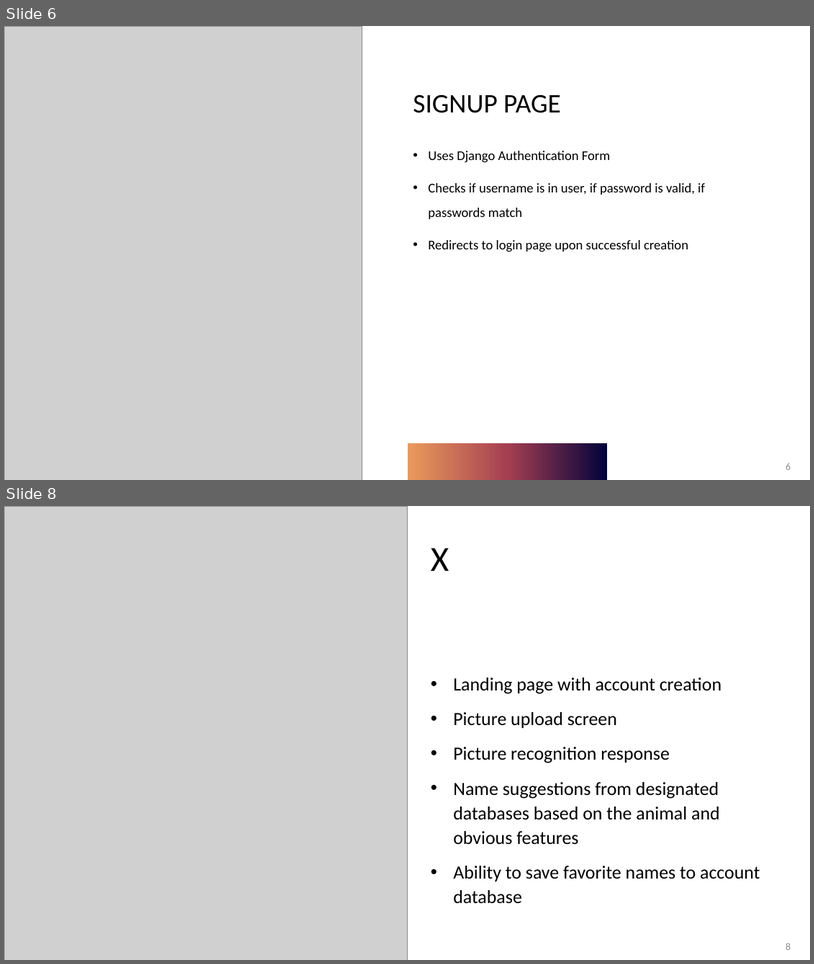
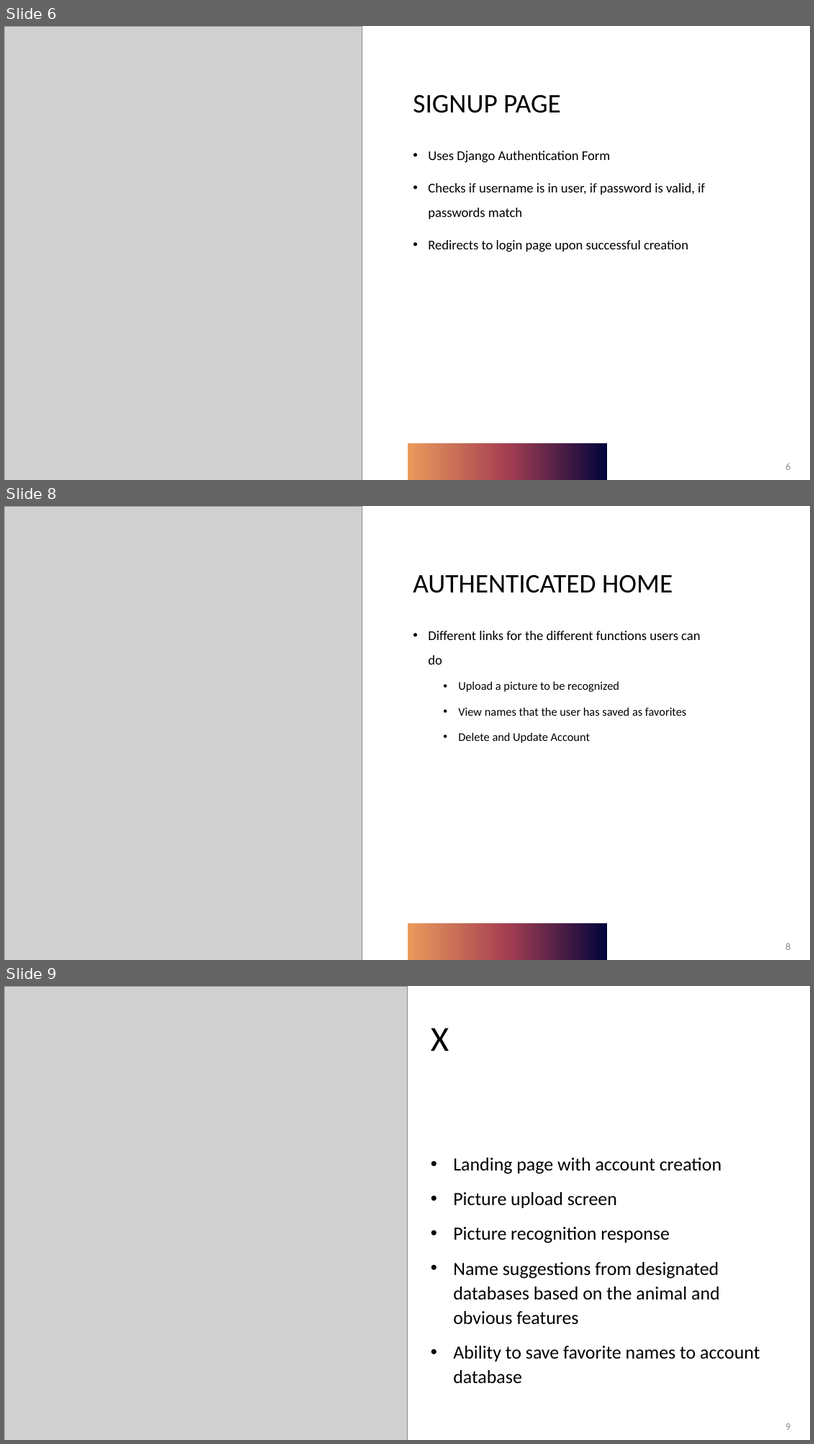
Before and after one commit to adriaonline/CPT200SP24-Team1, a slide deck: Phase 2 Docs/Phase 2 - Presentation.pptx. Shown one above the other, each under a label of ours: slides 6 and 8 before the commit, slides 6, 8 and 9 after it; the slides between them are not shown. The pictures are 814x964 and 814x1444 pixels, drawn with LibreOffice and Linux fonts; fonts in the diff are those of the drawing; grey boxes stand for pictures. Boxes give left, top, right and bottom in pixels: in the first picture for what was removed or moved away, otherwise in the second. Text is boxed around its words. In the diff, an @@ line names an element or a change of style, - is before the commit and + after.

Commit message:
Added home page screenshot

```diff
--- a/Phase 2 Docs/Phase 2 - Presentation.pptx
+++ b/Phase 2 Docs/Phase 2 - Presentation.pptx
@@ slide 8 added at box(4, 506, 810, 960), background #FFFFFF; not listed: 1 template element that a slide beside it also shows @@
@@ picture added at box(4, 506, 362, 960) @@
@@ title added at box(413, 574, 673, 593), 32 pt, text #000000 @@
+AUTHENTICATED HOME
@@ text added at box(428, 631, 700, 743), 14 pt, text #000000 @@
+• Different links for the different functions users can do
+  • Upload a picture to be recognized
+  • View names that the user has saved as favorites
+  • Delete and Update Account
@@ page number added at box(786, 942, 791, 950), 12 pt, text #8C8C8C @@
+8
@@ what was slide 8 is now slide 9 @@
@@ page number at box(786, 1423, 791, 1430): text changed @@
-8
+9
```
